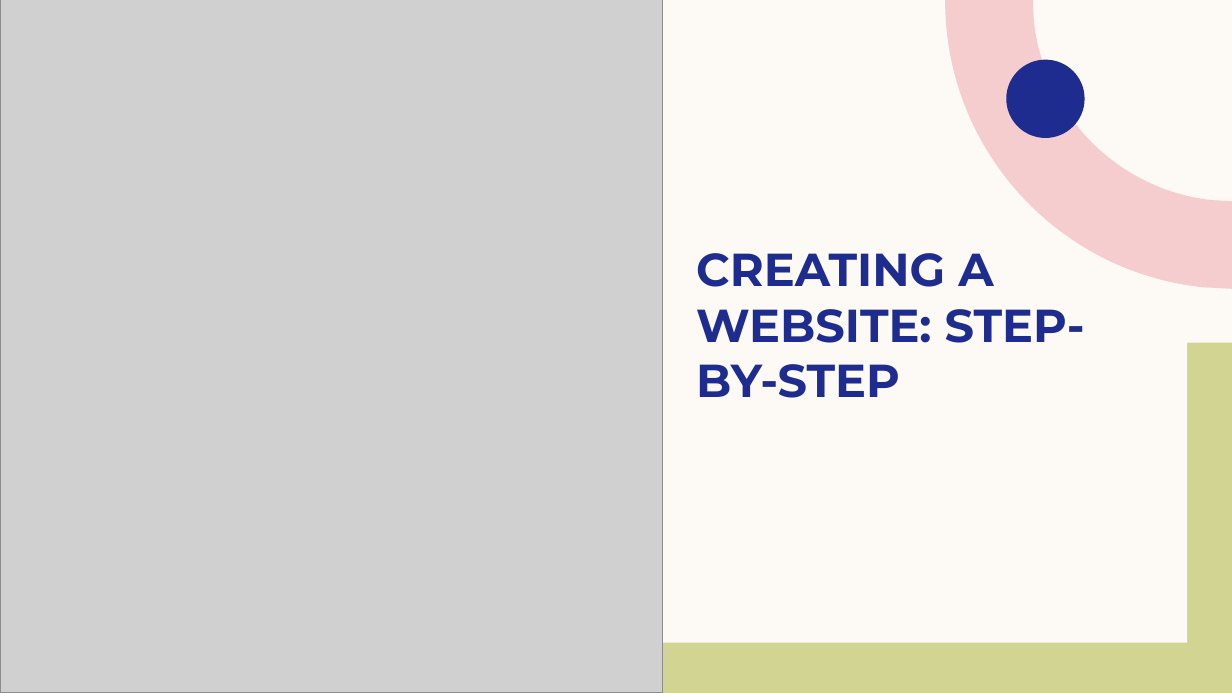
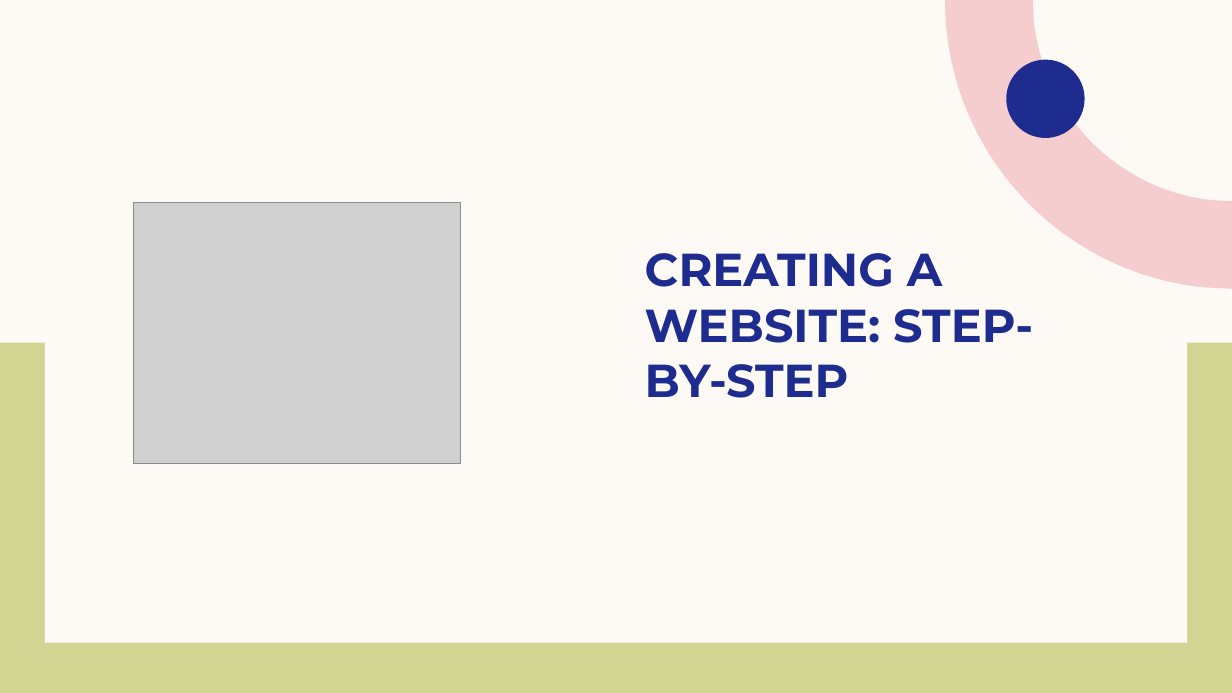
Before and after one commit to srr17/HackathonACMNEXUS, a slide deck: slide 7 of CROP LINK.pptx. Drawn at 1232x693 pixels with LibreOffice and Linux fonts; fonts in the diff are those of the drawing; grey boxes stand for pictures. Boxes give left, top, right and bottom in pixels: in the first picture for what was removed or moved away, otherwise in the second. Text is boxed around its words. In the diff, an @@ line names an element or a change of style, - is before the commit and + after.

```diff
--- a/CROP LINK.pptx
+++ b/CROP LINK.pptx
@@ picture removed at (0,0,663,693) @@
@@ picture added at (133,202,460,464) @@
@@ title "CREATING A WEBSITE: STEP-BY-STEP": place and size @@
-title "CREATING A WEBSITE: STEP-BY-STEP" at (696,253,1085,398)
+title "CREATING A WEBSITE: STEP-BY-STEP" at (645,253,1033,398)
```
Also in this commit, not shown: 3 other slides changed, 9 slides added, 6 slides removed.
